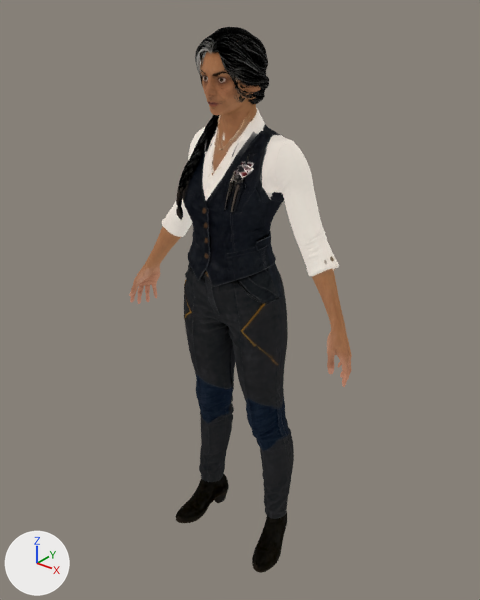
What one commit did to the glTF model game/assets/characters/nadia_quell/nadia_quell.gltf.
One viewpoint serves both versions: a 50 mm lens placed at (1.156, -1.415, 1.813), pointed at (-0.005, 0.036, 0.914). The axes (+X, +Y, +Z) are drawn at lower left. The lights are the same throughout. The older version comes first. Where no turn or scale is listed for an object, it has been applied to the vertices.

Names of what the first picture shows: 'char1'.
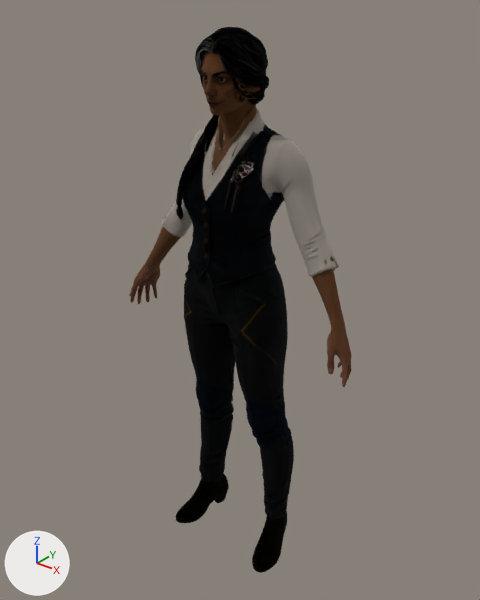
Edits to the bpy script that builds the scene:
```text
Change mat_material_1:
    where n0 = _N.new('ShaderNodeBsdfPrincipled'); n0.name = 'Principled BSDF'
    remove n0.inputs[28].default_value = 1.0  # 'Emission Strength'
    remove n3 = _N.new('ShaderNodeTexImage'); n3.name = 'Image Texture.001'
    remove n3.image = img_texture_0
    where n2 = _N.new('ShaderNodeTexImage'); n2.name = 'Image Texture'
    remove _L.new(n2.outputs[0], n0.inputs[27])  # 'Color' to 'Emission Color'
    remove _L.new(n3.outputs[0], n0.inputs[0])  # 'Color' to 'Base Color'
    add _L.new(n2.outputs[0], n0.inputs[0])  # 'Color' to 'Base Color'
```

Where the change shows, as pixel boxes (x1, y1, x2, y2) in the pictures (480 x 600 px):
'char1', surface changed (darker): (129, 32, 352, 573) in both
